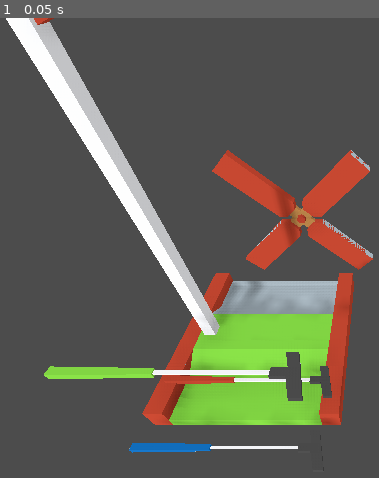
Above: before the commit, frame 1.
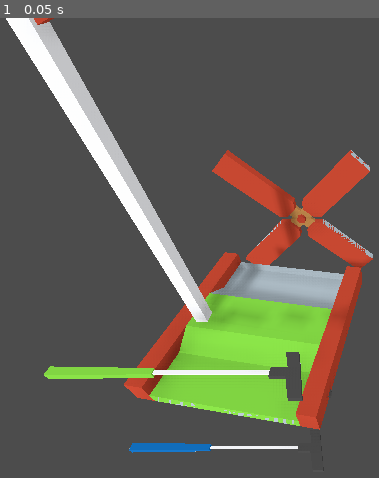
Above: after the commit, the same moment.

Repository: madeso/kenneyjam2018
Game: Godot game, scene res://test.tscn
The game is run twice, just before and just after one commit, with the same random seed, the same clock (stepped at 60 frames per second) and the same inputs. Before the commit the project has no main scene; this scene is started directly in both runs.
Inputs:
- Up to frame 1 (0.05 s): no input

The runs differ from the first frame. In frame 1, 8.6% of the frame differs, in the area x 32-96%, y 50-90%.

Commit message:
testing stuff

Diff:
--- a/project.godot
+++ b/project.godot
@@ -11,6 +11,7 @@
 [application]
 
 config/name="Minigolf Championship"
+run/main_scene="res://test.tscn"
 config/icon="res://icon.png"
 
 [rendering]
--- a/test.tscn
+++ b/test.tscn
@@ -428,11 +428,62 @@
 material/1 = null
 material/2 = null
 material/3 = null
+material/4 = null
+material/5 = null
+material/6 = null
+material/7 = null
+material/8 = null
+material/9 = null
+material/10 = null
+material/11 = null
+material/12 = null
+material/13 = null
+material/14 = null
+material/15 = null
+material/16 = null
+material/17 = null
+material/18 = null
+material/19 = null
+material/20 = null
+material/21 = null
+material/22 = null
+material/23 = null
+material/24 = null
+material/25 = null
+material/26 = null
+material/27 = null
+material/28 = null
+material/29 = null
+material/30 = null
+material/31 = null
+material/32 = null
+material/33 = null
+material/34 = null
+material/35 = null
+material/36 = null
+material/37 = null
+material/38 = null
+material/39 = null
+material/40 = null
+material/41 = null
+material/42 = null
+material/43 = null
+material/44 = null
+material/45 = null
+material/46 = null
+material/47 = null
+material/48 = null
+material/49 = null
+material/50 = null
+material/51 = null
+material/52 = null
+material/53 = null
+material/54 = null
 _sections_unfolded = [ "Transform", "material" ]
 
 [node name="WorldMesh" type="MeshInstance" parent="." index="6"]
 
-transform = Transform( 1, 0, 0, 0, 1, 0, 0, 0, 1, 0, -0.413384, 0 )
+transform = Transform( 0.987454, 0, -0.15791, 0, 1, 0, 0.15791, 0, 0.987454, 0, 0, 0 )
 layers = 1
 material_override = null
 cast_shadow = 1
